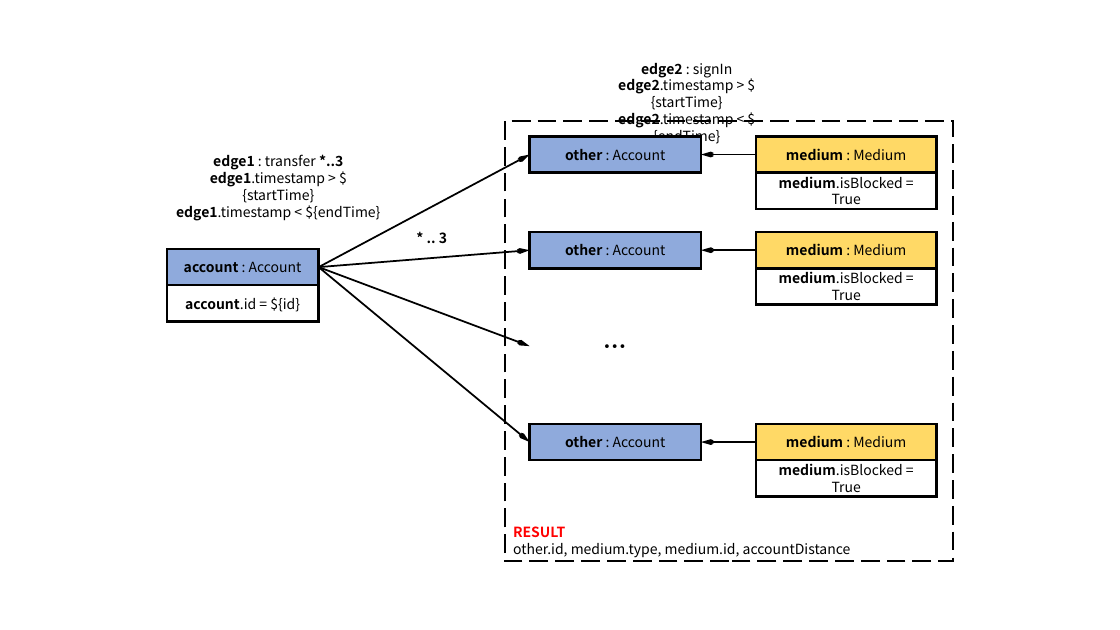
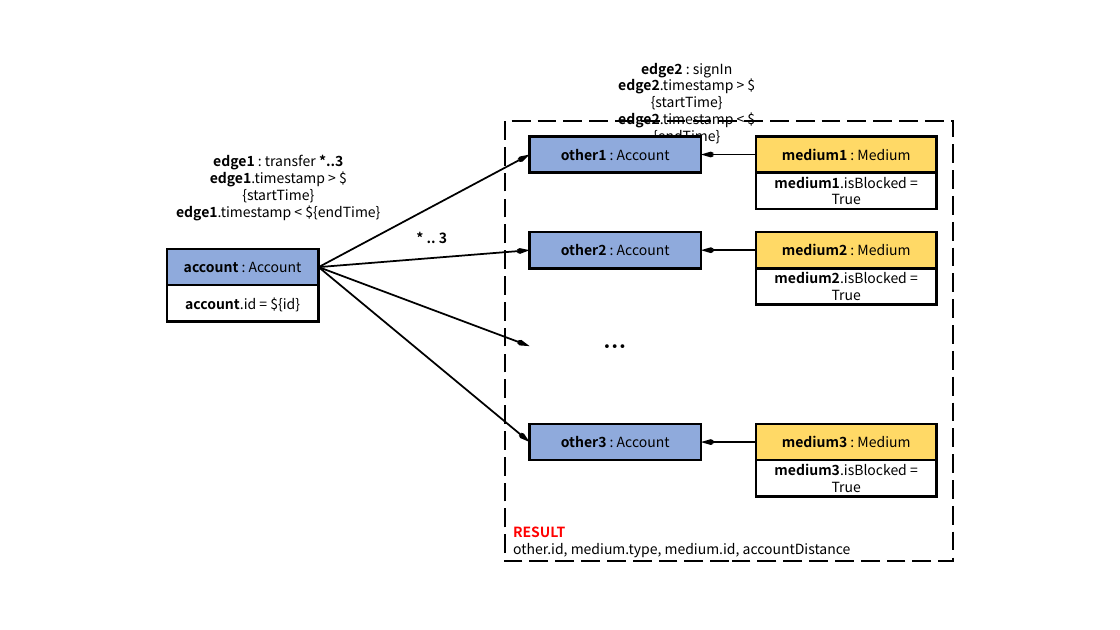
Before and after one commit to ldbc/ldbc_finbench_docs, a slide deck: slide 1 of patterns/transaction-complex-read.pptx. Drawn at 1120x630 pixels with LibreOffice and Linux fonts; fonts in the diff are those of the drawing. Boxes give left, top, right and bottom in pixels: in the first picture for what was removed or moved away, otherwise in the second. Text is boxed around its words. In the diff, an @@ line names an element or a change of style, - is before the commit and + after.

```diff
--- a/patterns/transaction-complex-read.pptx
+++ b/patterns/transaction-complex-read.pptx
@@ text in rectangle at [561, 149, 670, 160]: text changed @@
-other : Account
+other1 : Account
@@ text in rectangle at [782, 148, 910, 160]: text changed; bold on @@
-medium : Medium
+medium1 : Medium
@@ text in rectangle at [774, 176, 906, 209]: text changed @@
-medium.isBlocked = True
+medium1.isBlocked = True
@@ text in rectangle at [561, 244, 670, 255]: text changed @@
-other : Account
+other2 : Account
@@ text in rectangle at [774, 269, 906, 304]: text changed @@
-medium.isBlocked = True
+medium2.isBlocked = True
@@ text in rectangle at [782, 243, 910, 255]: text changed; bold on @@
-medium : Medium
+medium2 : Medium
@@ text in rectangle at [561, 436, 670, 447]: text changed @@
-other : Account
+other3 : Account
@@ text in rectangle at [782, 435, 910, 447]: text changed; bold on @@
-medium : Medium
+medium3 : Medium
@@ text in rectangle at [774, 463, 906, 496]: text changed @@
-medium.isBlocked = True
+medium3.isBlocked = True
```
Also in this commit, not shown: 7 other slides changed, 43 other files.
